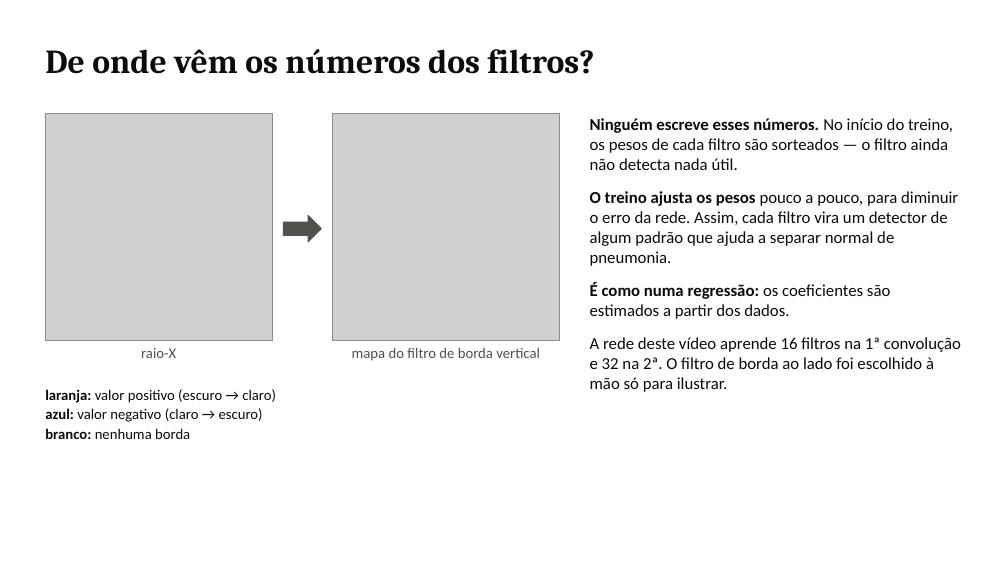
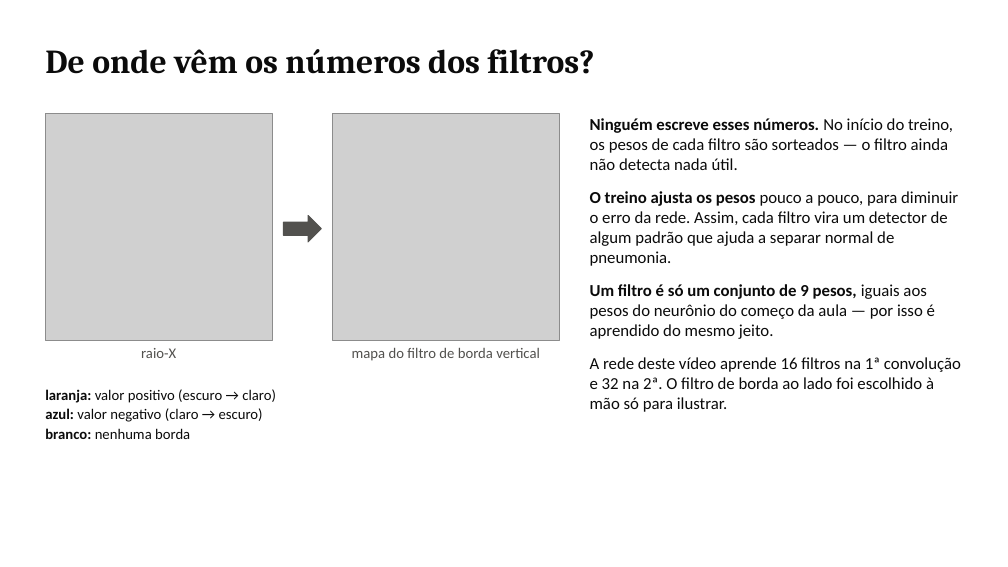
Before and after one commit to DaviPac/topicos-avancados-ia, a slide deck: slide 8 of code/cnn-pneumonia-r/slides/videoaula_cnn_r.pptx. Drawn at 1008x567 pixels with LibreOffice and Linux fonts; fonts in the diff are those of the drawing; grey boxes stand for pictures. Boxes give left, top, right and bottom in pixels: in the first picture for what was removed or moved away, otherwise in the second. Text is boxed around its words. In the diff, an @@ line names an element or a change of style, - is before the commit and + after.

```diff
--- a/code/cnn-pneumonia-r/slides/videoaula_cnn_r.pptx
+++ b/code/cnn-pneumonia-r/slides/videoaula_cnn_r.pptx
@@ text at [590, 284, 935, 339]: text changed @@
-É como numa regressão: os coeficientes são estimados a partir dos dados.
+Um filtro é só um conjunto de 9 pesos, iguais aos pesos do neurônio do começo da aula — por isso é aprendido do mesmo jeito.
```
Also in this commit, not shown: 7 other slides changed, 2 other files.
